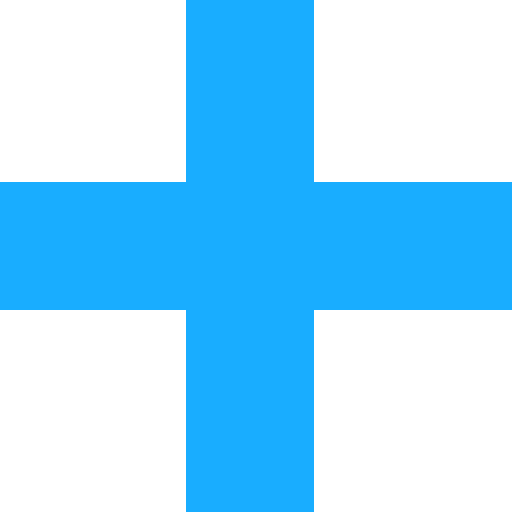
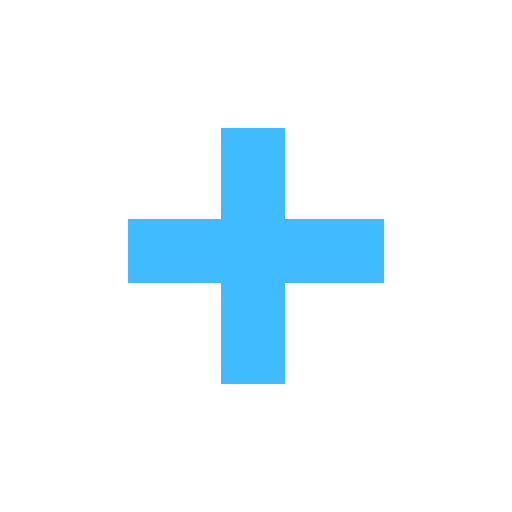
The second 512 x 512 image is a revision of the first. Changes to its layers:
"Layer #1": opacity 90% → 75%, painted on it over [0,0,512,512]
